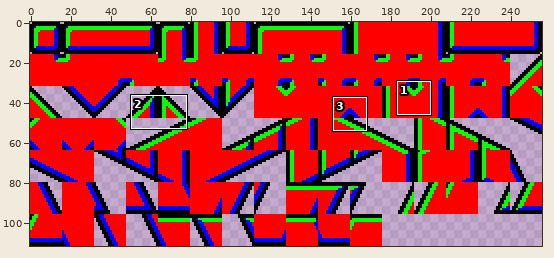
Two versions of one pixel-art file, Assets/Tilemap/Tiles.aseprite. The first picture is a wide view before the edit; the outline marks the close-up.
Close-up. The starting point:
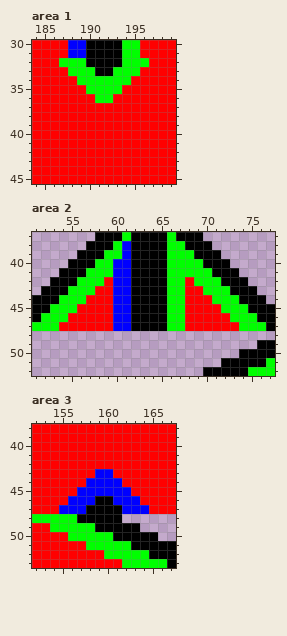
256x112 pixels, 1 frame. Shown: area 1: x 184..199, y 30..45; area 2: x 51..77, y 37..52; area 3: x 152..167, y 38..53. The commit also changed other parts of the picture, which this record leaves out.
The result:
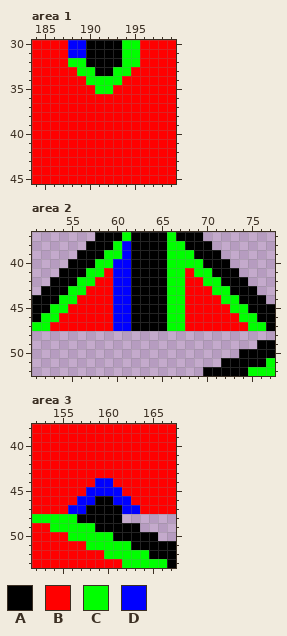
Palette (. is transparent): A #000000  B #ff0000  C #00ff00  D #0000ff
What changed:
--- area 1
@@ x 184..199 @@
 31 BBBBDDAAAACCBBBB
-32 BBBCCCAAAACCCBBB
-33 BBBBCCCAACCCBBBB
-34 BBBBBCCCCCCBBBBB
-35 BBBBBBCCCCBBBBBB
-36 BBBBBBBCCBBBBBBB
+32 BBBBCCAAAACCBBBB
+33 BBBBBCCAACCBBBBB
+34 BBBBBBCCCCBBBBBB
+35 BBBBBBBCCBBBBBBB
+36 BBBBBBBBBBBBBBBB
 37 BBBBBBBBBBBBBBBB
--- area 2
@@ x 51..77 @@
 40 ....AAACCDDAAAACCCCAAA.....
-41 ...AAACCCDDAAAACCCCCAAA....
-42 ..AAACCCBDDAAAACCBCCCAAA...
-43 .AAACCCBBDDAAAACCBBCCCAAA..
-44 AAACCCBBBDDAAAACCBBBCCCAAA.
-45 AACCCBBBBDDAAAACCBBBBCCCAAA
-46 ACCCBBBBBDDAAAACCBBBBBCCCAA
-47 CCCBBBBBBDDAAAACCBBBBBBCCCA
+41 ...AAACCBDDAAAACCBCCAAA....
+42 ..AAACCBBDDAAAACCBBCCAAA...
+43 .AAACCBBBDDAAAACCBBBCCAAA..
+44 AAACCBBBBDDAAAACCBBBBCCAAA.
+45 AACCBBBBBDDAAAACCBBBBBCCAAA
+46 ACCBBBBBBDDAAAACCBBBBBBCCAA
+47 CCBBBBBBBDDAAAACCBBBBBBBCCA
 48 ...........................
--- area 3
@@ x 152..167 @@
 42 BBBBBBBBBBBBBBBB
-43 BBBBBBBDDBBBBBBB
-44 BBBBBBDDDDBBBBBB
-45 BBBBBDDDDDDBBBBB
-46 BBBBDDDAADDDBBBB
-47 BBBDDDAAAADDDBBB
+43 BBBBBBBBBBBBBBBB
+44 BBBBBBBDDBBBBBBB
+45 BBBBBBDDDDBBBBBB
+46 BBBBBDDAADDBBBBB
+47 BBBBDDAAAADDBBBB
 48 CCCCCAAAAA......
Changed places in both close-ups, as pixel boxes (x1, y1, x2, y2):
changed: (59, 58, 149, 103)
changed: (50, 268, 113, 331)
changed: (185, 268, 248, 331)
changed: (59, 469, 149, 514)
